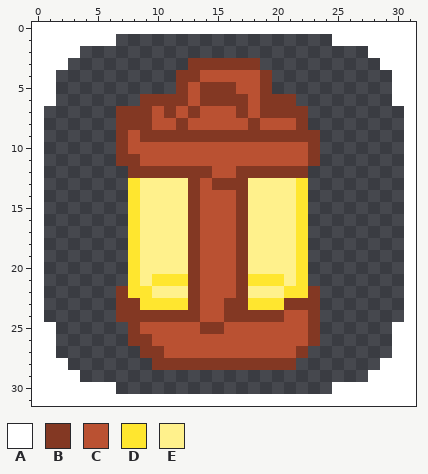
Two versions of one pixel-art sprite, sprites/images/spr_items_0.png. The picture above was drawn from the file before the commit.
The file is 32x32 pixels.
Palette (. is transparent): A #ffffff  B #833823  C #ba5132  D #ffe62f  E #fff18c
Pixels before, first column x 0:
 0 AAAAAAAAAAAAAAAAAAAAAAAAAAAAAAAA
 1 AAAAAAA..................AAAAAAA
 2 AAAA........................AAAA
 3 AAA..........BBBBBB..........AAA
 4 AA..........BBCCCCCB..........AA
 5 AA..........BCBBBCCB..........AA
 6 AA.......BBBBCBBBBCBBB........AA
 7 A......BBBCBCBCCCBCBBBB........A
 8 A......BBBCCBCCCCCBCCCB........A
 9 A......BCBBBBBBBBBBBBBBB.......A
10 A......BCCCCCCCCCCCCCCCB.......A
11 A......BBCCCCCCCCCCCCCCB.......A
12 A.......BBBBBBBCCBBBBBB........A
13 A.......DEEEEBCBBBEEEED........A
14 A.......DEEEEBCCCBEEEED........A
15 A.......DEEEEBCCCBEEEED........A
16 A.......DEEEEBCCCBEEEED........A
17 A.......DEEEEBCCCBEEEED........A
18 A.......DEEEEBCCCBEEEED........A
19 A.......DEEEEBCCCBEEEED........A
20 A.......DEEEEBCCCBEEEED........A
21 A.......DEDDDBCCCBDDDED........A
22 A......BDDEEEBCCCBEEEDDB.......A
23 A......BBDDDDBCCBBDDDBBB.......A
24 A......BBBBBBBCCBBBBBCCB.......A
25 AA......BCCCCCBBCCCCCCCB......AA
26 AA......BBCCCCCCCCCCCCCB......AA
27 AA.......BBCCCCCCCCCCCB.......AA
28 AAA.......BBBBBBBBBBBB.......AAA
29 AAAA........................AAAA
30 AAAAAAA..................AAAAAAA
31 AAAAAAAAAAAAAAAAAAAAAAAAAAAAAAAA
After the commit:
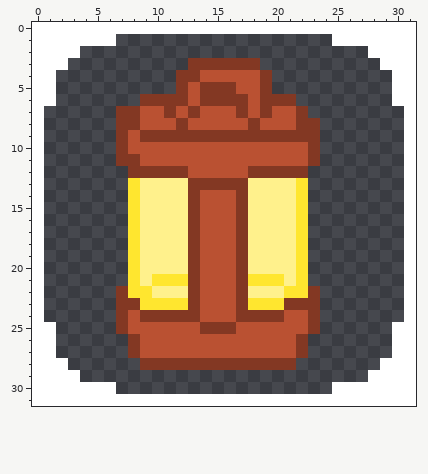
Commit message: Added a constant item display
What changed:
The author put colour B in row 8 at x 23; in row 25 at x 7; in row 27 at x 8; in row 28 at x 9.
Colour C becomes colour B in row 13 at x 14; in row 25 at x 16; in row 26 at x 22.
Colour B becomes colour C in row 7 at x 9 and 20 to 21; in row 8 at x 9; in row 12 at x 13 to 14 and 17; in row 23 at x 16; in row 24 at x 8 and 16; in row 25 at x 8.
Colour B becomes colour C in row 26 at x 9; in row 27 at x 9 to 10.
Colour B is removed in row 26 at x 23.
Changed places in both pictures, as pixel boxes (x1, y1, x2, y2):
changed: (140, 106, 152, 130)
changed: (272, 106, 320, 130)
changed: (188, 166, 248, 190)
changed: (224, 298, 236, 334)
changed: (116, 310, 164, 370)
changed: (296, 334, 320, 346)
